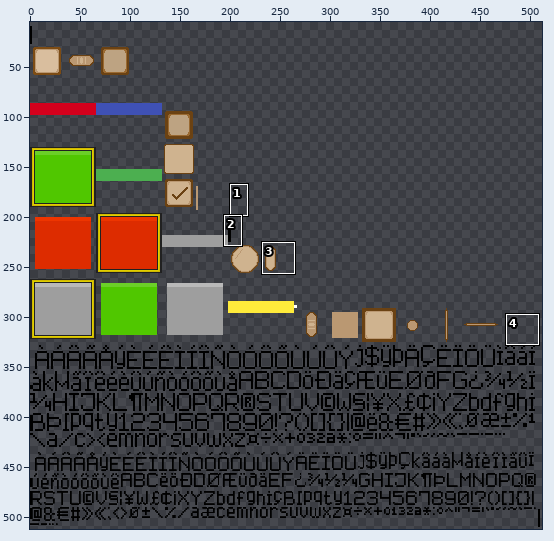
Sprite sheet: assets/Game_UI_Skin/Game_UI_Skin.png. The first picture is a wide view before the edit; the outline marks the close-up.
Close-up. As it was:
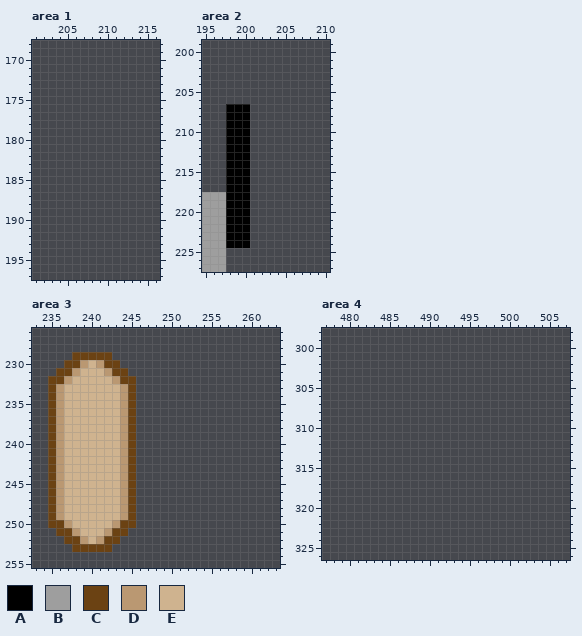
The file is 512x512 pixels. Pixels under 10% opacity are left out. Colours within 5 levels of each other are drawn and written as one. Shown: area 1: x 201..216, y 168..197; area 2: x 195..210, y 199..227; area 3: x 233..263, y 226..255; area 4: x 477..507, y 298..326. The wide view leaves out empty margins. The commit also changed other parts of the picture, which this record leaves out.
Palette (. is transparent): A #000000  B #9e9e9e  C #6b4213  D #ba9872  E #cfb38f
Pixels before, area 2, first column x 195:
207 ...AAA
208 ...AAA
209 ...AAA
210 ...AAA
211 ...AAA
212 ...AAA
213 ...AAA
214 ...AAA
215 ...AAA
216 ...AAA
217 ...AAA
218 BBBAAA
219 BBBAAA
220 BBBAAA
221 BBBAAA
222 BBBAAA
223 BBBAAA
224 BBBAAA
225 BBB...
226 BBB...
227 BBB...
Pixels before, area 3, first column x 235:
229 ...CCCCC...
230 ..CCDEDCC..
231 .CCDEEEDCC.
232 CCDEEEEEDCC
233 CDEEEEEEEDC
234 CDEEEEEEEDC
235 CDEEEEEEEDC
236 CDEEEEEEEDC
237 CDEEEEEEEDC
238 CDEEEEEEEDC
239 CDEEEEEEEDC
240 CDEEEEEEEDC
241 CDEEEEEEEDC
242 CDEEEEEEEDC
243 CDEEEEEEEDC
244 CDEEEEEEEDC
245 CDEEEEEEEDC
246 CDEEEEEEEDC
247 CDEEEEEEEDC
248 CDEEEEEEEDC
249 CDEEEEEEEDC
250 CCDEEEEEDCC
251 .CCDEEEDCC.
252 ..CCDEDCC..
253 ...CCCCC...
Once edited:
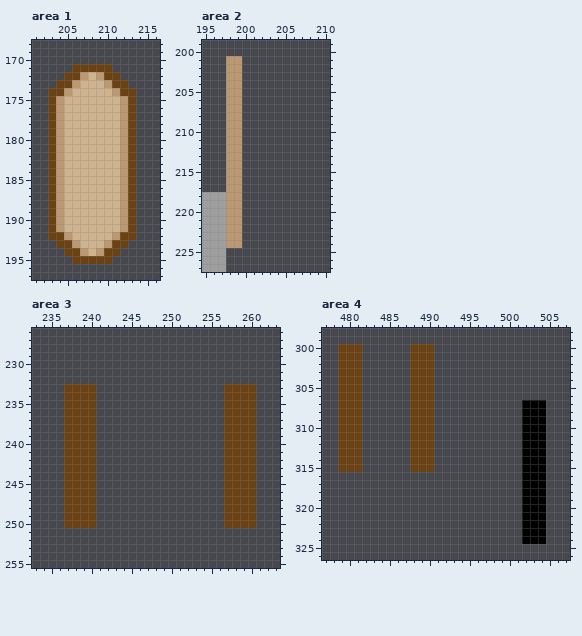
Diff:
Area 1:
y 171: x 206..210 ..... -> CCCCC
y 172: x 205..211 ....... -> CCDEDCC
y 173: x 204..212 ......... -> CCDEEEDCC
y 174: x 203..213 ........... -> CCDEEEEEDCC
y 175..191: x 203..213 ........... -> CDEEEEEEEDC
y 192: x 203..213 ........... -> CCDEEEEEDCC
y 193: x 204..212 ......... -> CCDEEEDCC
y 194: x 205..211 ....... -> CCDEDCC
y 195: x 206..210 ..... -> CCCCC
Area 2:
y 201..206: x 198..199 .. -> DD
y 207..224: x 198..200 AAA -> DD.
Area 3:
y 229: x 238..242 CCCCC -> .....
y 230: x 237..243 CCDEDCC -> .......
y 231: x 236..244 CCDEEEDCC -> .........
y 232: x 235..245 CCDEEEEEDCC -> ...........
y 233..249: x 235..245 CDEEEEEEEDC -> ..CCCC.....; x 257..260 .... -> CCCC
y 250: x 235..245 CCDEEEEEDCC -> ..CCCC.....; x 257..260 .... -> CCCC
y 251: x 236..244 CCDEEEDCC -> .........
y 252: x 237..243 CCDEDCC -> .......
y 253: x 238..242 CCCCC -> .....
Area 4:
y 300..306: x 479..481 ... -> CCC; x 488..490 ... -> CCC
y 307..315: x 479..481 ... -> CCC; x 488..490 ... -> CCC; x 502..504 ... -> AAA
y 316..324: x 502..504 ... -> AAA
